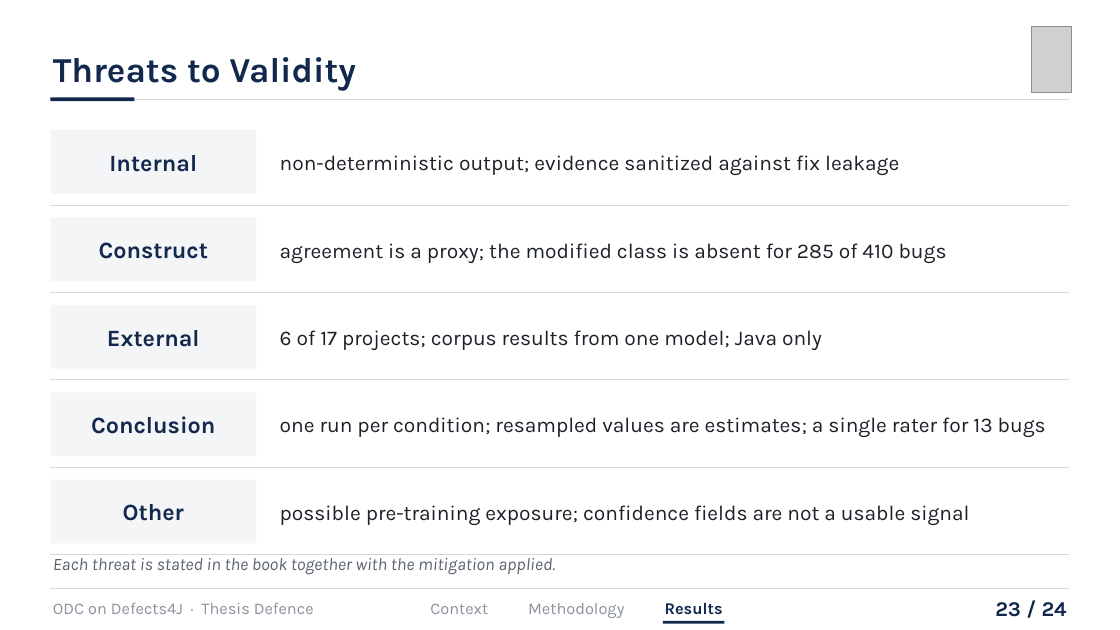
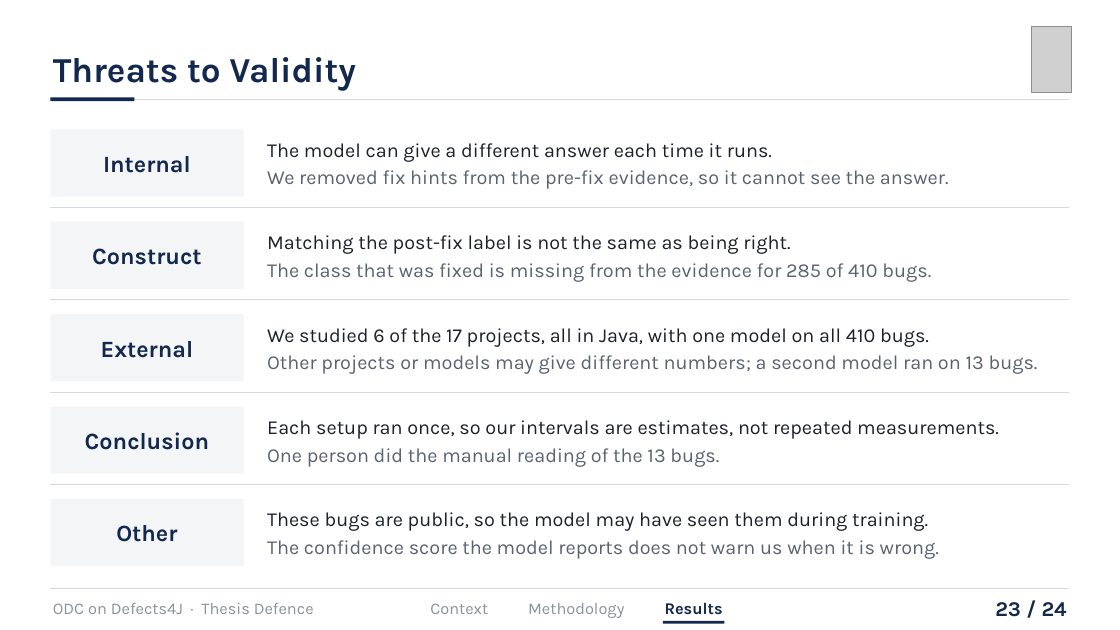
Before and after one commit to hasin023/d4j_odc_implementation, a slide deck: slide 23 of iut_submissions/presentation/Defence/SWE_Orthogonal Defect Classification on Defects4J Using an LLM-Driven Scientific Approach_presentation.pptx. Drawn at 1120x630 pixels with LibreOffice and Linux fonts; fonts in the diff are those of the drawing; grey boxes stand for pictures. Boxes give left, top, right and bottom in pixels: in the first picture for what was removed or moved away, otherwise in the second. Text is boxed around its words. In the diff, an @@ line names an element or a change of style, - is before the commit and + after.

```diff
--- a/iut_submissions/presentation/Defence/SWE_Orthogonal Defect Classification on Defects4J Using an LLM-Driven Scientific Approach_presentation.pptx
+++ b/iut_submissions/presentation/Defence/SWE_Orthogonal Defect Classification on Defects4J Using an LLM-Driven Scientific Approach_presentation.pptx
@@ text "Internal": place and size @@
-text "Internal" at <box>109,155,197,172</box>
+text "Internal" at <box>103,156,191,173</box>
@@ rectangle: place and size @@
-rectangle at <box>50,130,256,194</box>
+rectangle at <box>50,129,244,197</box>
@@ text at <box>267,143,949,189</box>: text changed; size 18 to 17 pt; text colour #1C2128 to #5A6270 @@
-non-deterministic output; evidence sanitized against fix leakage
+The model can give a different answer each time it runs.
+We removed fix hints from the pre-fix evidence, so it cannot see the answer.
@@ text "Construct": place and size @@
-text "Construct" at <box>99,242,208,259</box>
+text "Construct" at <box>92,248,201,265</box>
@@ rectangle: place and size @@
-rectangle at <box>50,218,256,281</box>
+rectangle at <box>50,222,244,289</box>
@@ text at <box>267,235,931,282</box>: text changed; size 18 to 17 pt; text colour #1C2128 to #5A6270 @@
-agreement is a proxy; the modified class is absent for 285 of 410 bugs
+Matching the post-fix label is not the same as being right.
+The class that was fixed is missing from the evidence for 285 of 410 bugs.
@@ text "External": place and size @@
-text "External" at <box>107,330,200,347</box>
+text "External" at <box>101,341,194,358</box>
@@ line moved from (50, 292) - (1070, 292) to (50, 300) - (1070, 300) @@
@@ rectangle: place and size @@
-rectangle at <box>50,305,256,369</box>
+rectangle at <box>50,314,244,381</box>
@@ text at <box>267,328,1038,374</box>: text changed; size 18 to 17 pt; text colour #1C2128 to #5A6270 @@
-6 of 17 projects; corpus results from one model; Java only
+We studied 6 of the 17 projects, all in Java, with one model on all 410 bugs.
+Other projects or models may give different numbers; a second model ran on 13 bugs.
@@ text "Conclusion": place and size @@
-text "Conclusion" at <box>91,416,215,434</box>
+text "Conclusion" at <box>85,432,209,450</box>
@@ line moved from (50, 380) - (1070, 380) to (50, 392) - (1070, 392) @@
@@ rectangle: place and size @@
-rectangle at <box>50,392,256,456</box>
+rectangle at <box>50,407,244,474</box>
@@ text at <box>267,420,999,467</box>: text changed; size 18 to 17 pt @@
-one run per condition; resampled values are estimates; a single rater for 13 bugs
+Each setup ran once, so our intervals are estimates, not repeated measurements.
+One person did the manual reading of the 13 bugs.
@@ text "Other": place and size @@
-text "Other" at <box>123,504,184,521</box>
+text "Other" at <box>116,525,177,542</box>
@@ line moved from (50, 467) - (1070, 467) to (50, 485) - (1070, 485) @@
@@ rectangle: place and size @@
-rectangle at <box>50,480,256,544</box>
+rectangle at <box>50,499,244,566</box>
@@ text at <box>267,512,939,559</box>: text changed; size 18 to 17 pt; text colour #1C2128 to #5A6270 @@
-possible pre-training exposure; confidence fields are not a usable signal
+These bugs are public, so the model may have seen them during training.
+The confidence score the model reports does not warn us when it is wrong.
@@ line removed from (50, 555) to (1070, 555) @@
@@ text removed at <box>53,554,555,575</box> @@
-Each threat is stated in the book together with the mitigation applied.
```
Also in this commit, not shown: 18 other slides changed, 6 slides added, 6 slides removed, 4 other files.
